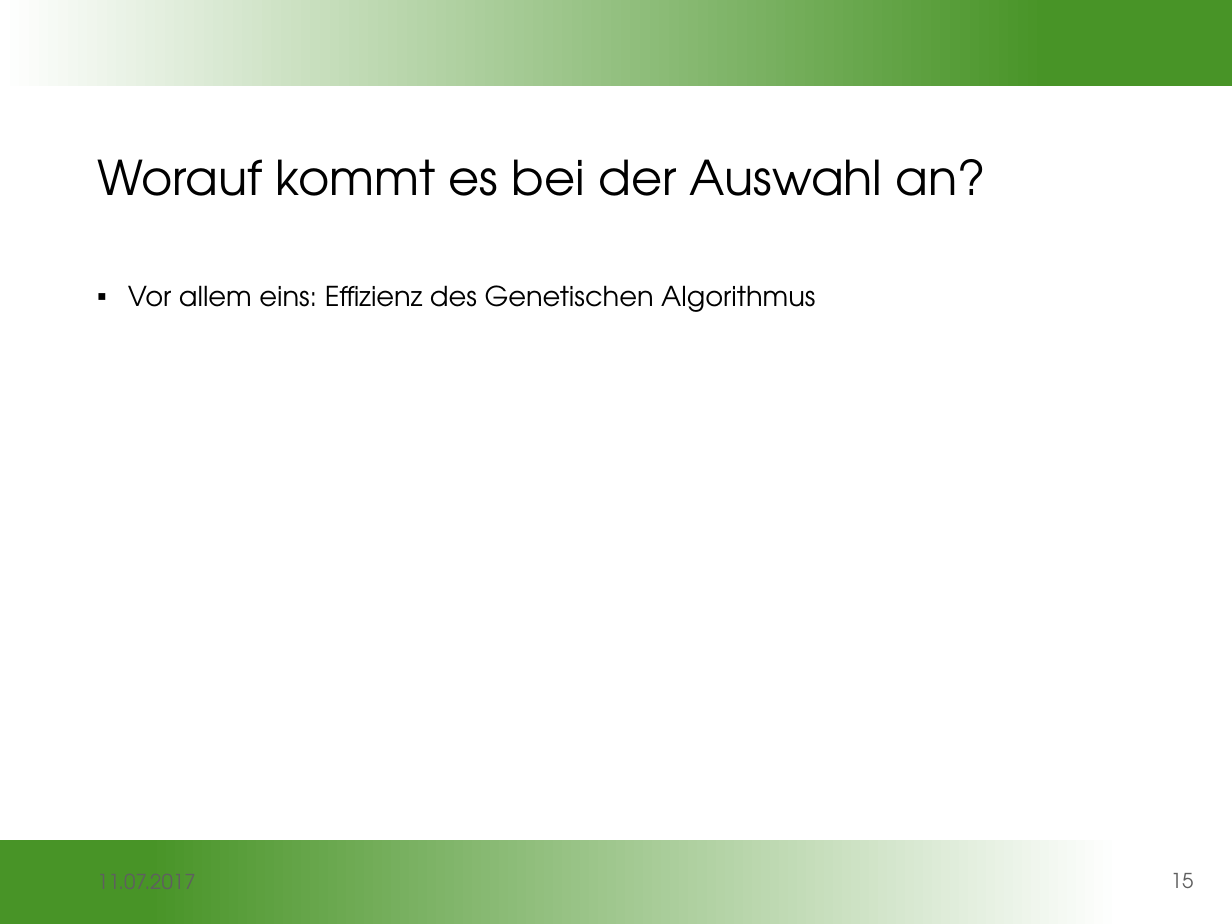
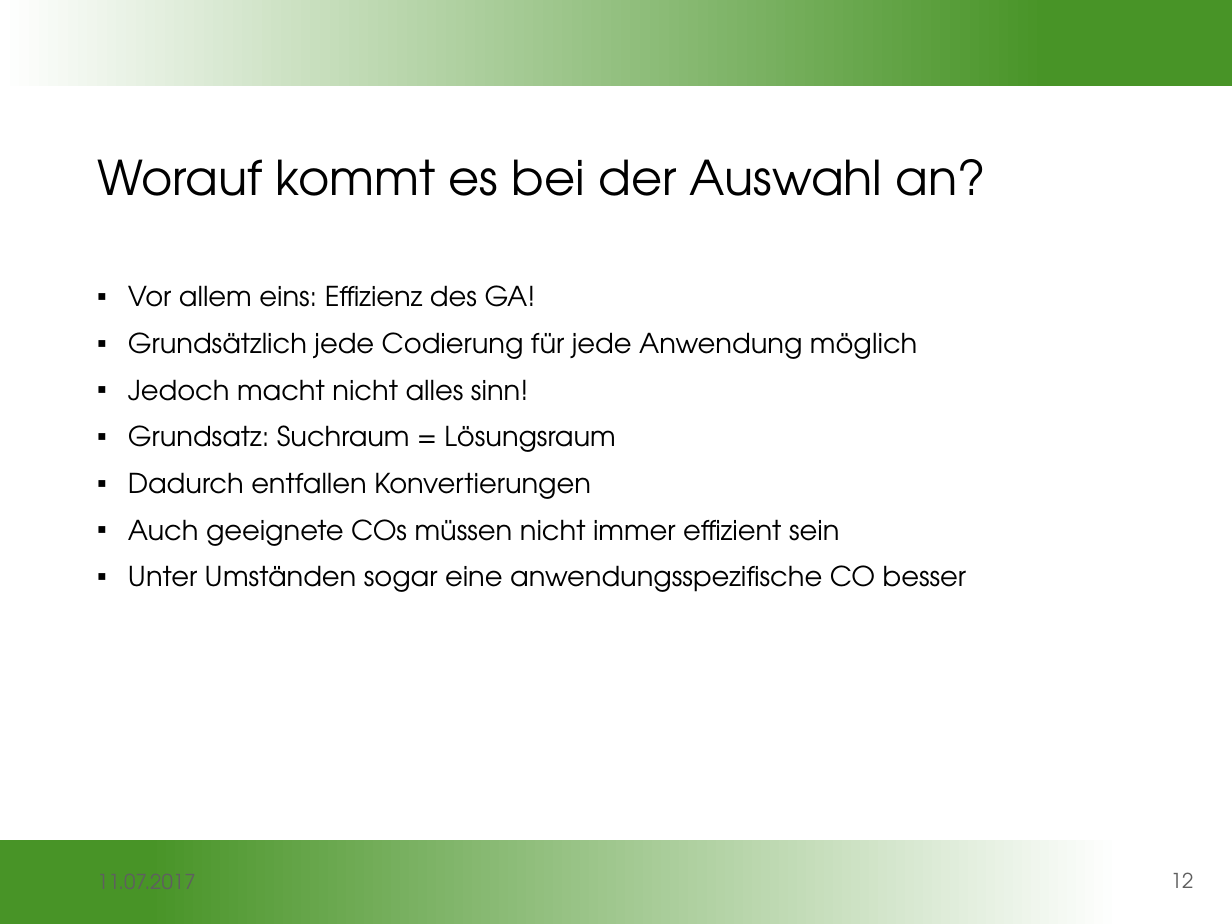
Before and after one commit to gobo7793/OC-Seminar, a slide deck: slide 12 of Vortragsfolien.pptx (slide 15 before the commit). Drawn at 1232x924 pixels with LibreOffice and Linux fonts; fonts in the diff are those of the drawing; background and template pictures are left out. Boxes give left, top, right and bottom in pixels: in the first picture for what was removed or moved away, otherwise in the second. Text is boxed around its words. In the diff, an @@ line names an element or a change of style, - is before the commit and + after.

```diff
--- a/Vortragsfolien.pptx
+++ b/Vortragsfolien.pptx
@@ text at box(128, 285, 966, 592): text changed @@
-▪ Vor allem eins: Effizienz des Genetischen Algorithmus
+▪ Vor allem eins: Effizienz des GA!
+▪ Grundsätzlich jede Codierung für jede Anwendung möglich
+▪ Jedoch macht nicht alles sinn!
+▪ Grundsatz: Suchraum = Lösungsraum
+▪ Dadurch entfallen Konvertierungen
+▪ Auch geeignete COs müssen nicht immer effizient sein
+▪ Unter Umständen sogar eine anwendungsspezifische CO besser
@@ page number at box(1171, 872, 1194, 888): text changed @@
-15
+12
```
Also in this commit, not shown: 11 other slides changed.
